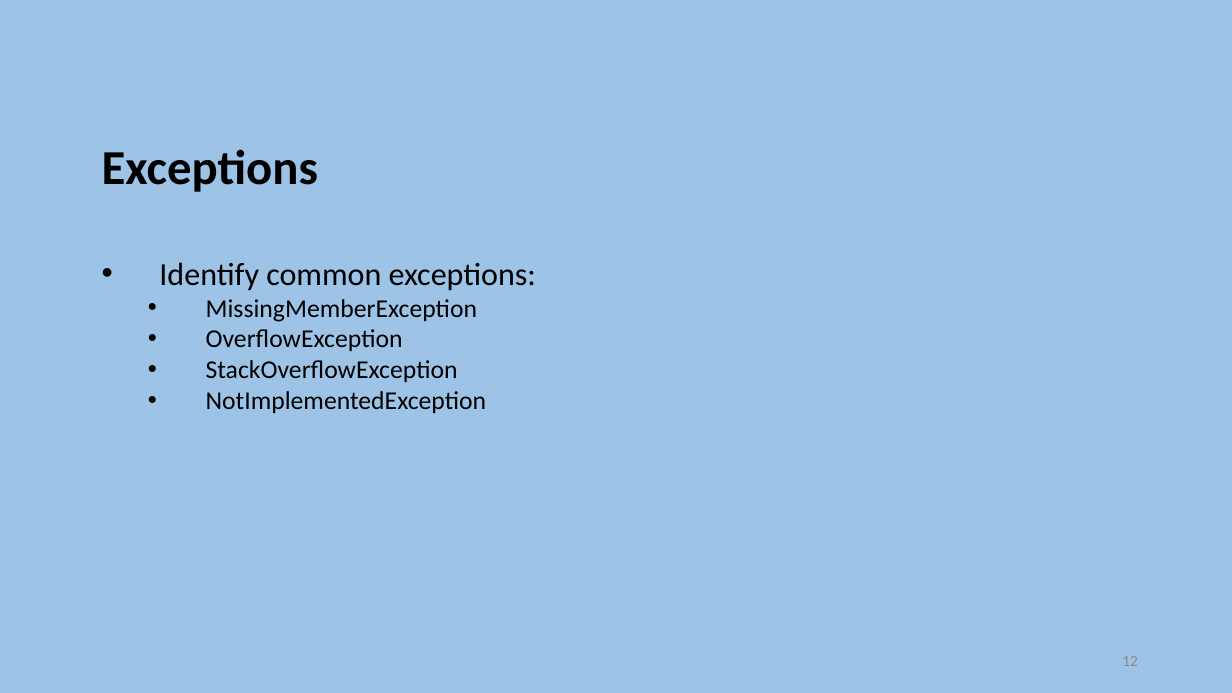
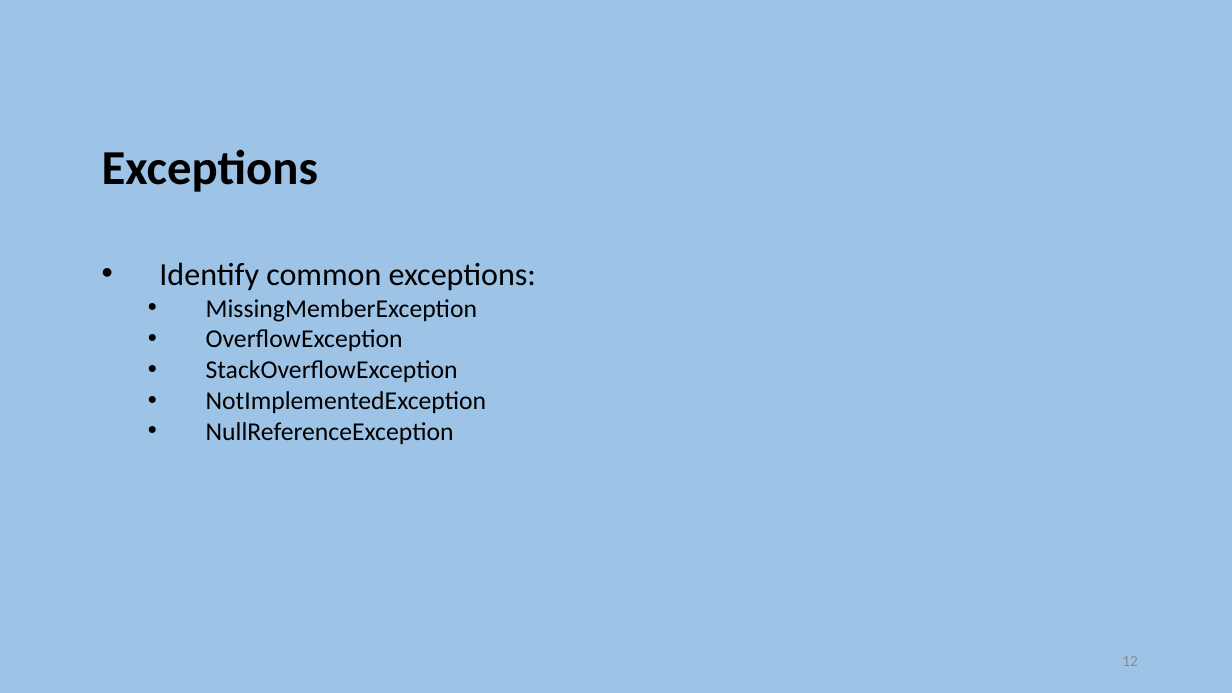
Before and after one commit to szetko/course-materials, a slide deck: slide 12 of Programming 4/Exam Preparation/Exam Preparation.pptx. Drawn at 1232x693 pixels with LibreOffice and Linux fonts; fonts in the diff are those of the drawing. Boxes give left, top, right and bottom in pixels: in the first picture for what was removed or moved away, otherwise in the second. Text is boxed around its words. In the diff, an @@ line names an element or a change of style, - is before the commit and + after.

```diff
--- a/Programming 4/Exam Preparation/Exam Preparation.pptx
+++ b/Programming 4/Exam Preparation/Exam Preparation.pptx
@@ text at box(206, 422, 454, 444): paragraph added @@
+      • NullReferenceException
```
Also in this commit, not shown: 1 other file.
